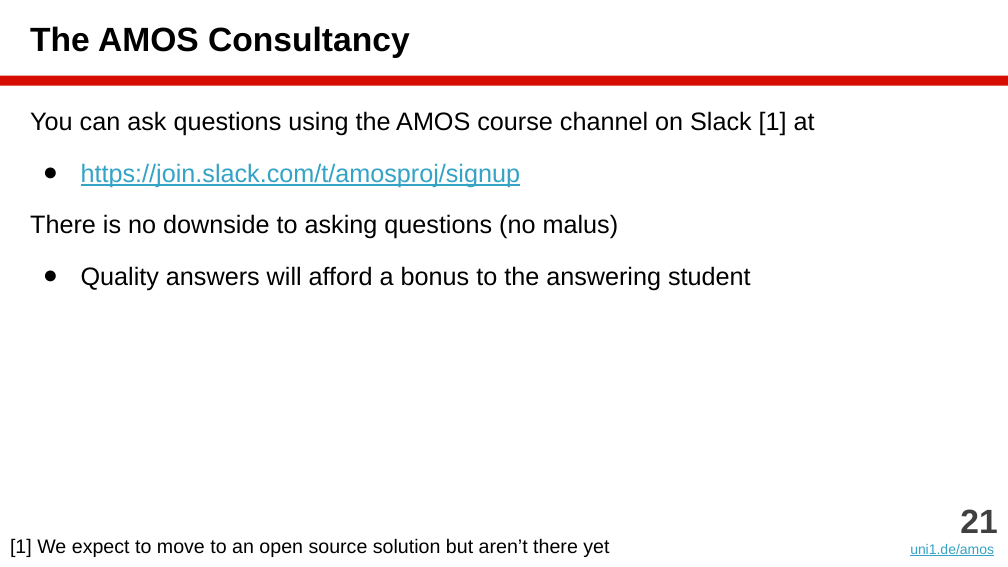
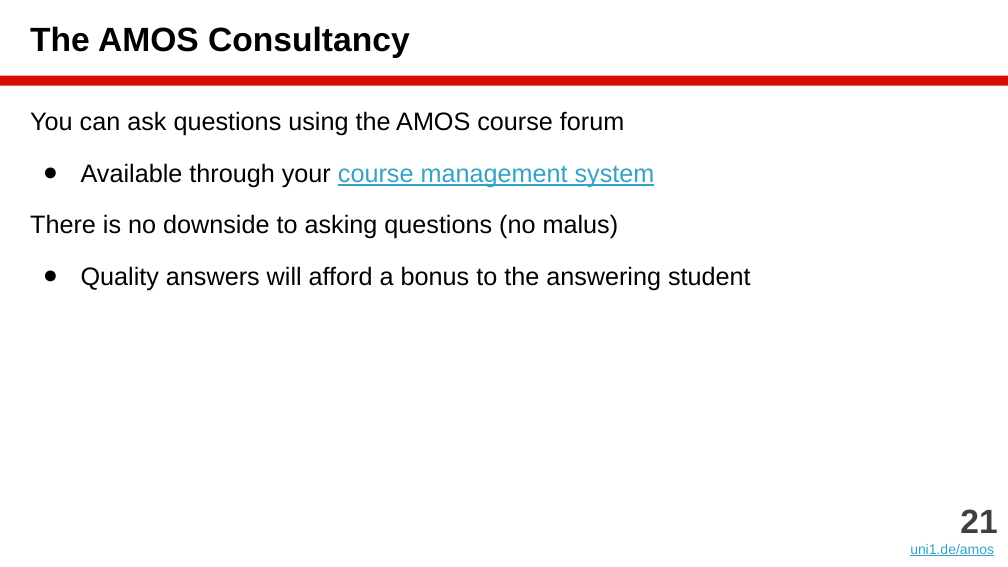
Before and after one commit to dirkriehle/amos-course, a slide deck: slide 21 of Lecture slides/AMOS A01 - Introduction.pptx. Drawn at 1008x567 pixels with LibreOffice and Linux fonts; fonts in the diff are those of the drawing. Boxes give left, top, right and bottom in pixels: in the first picture for what was removed or moved away, otherwise in the second. Text is boxed around its words. In the diff, an @@ line names an element or a change of style, - is before the commit and + after.

```diff
--- a/Lecture slides/AMOS A01 - Introduction.pptx
+++ b/Lecture slides/AMOS A01 - Introduction.pptx
@@ text at <box>30,111,655,187</box>: text changed @@
-You can ask questions using the AMOS course channel on Slack [1] at
-● https://join.slack.com/t/amosproj/signup
+You can ask questions using the AMOS course forum
+● Available through your course management system
@@ text removed at <box>10,538,609,557</box> @@
-[1] We expect to move to an open source solution but aren’t there yet
```
Also in this commit, not shown: 9 other slides changed, 15 other files.
